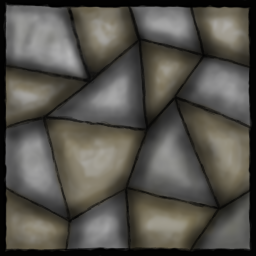
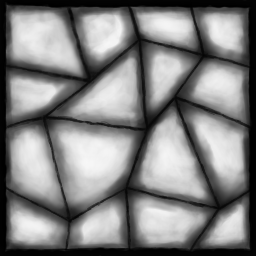
The second w=256, h=256 image is a revision of the first. Changes to its layers:
removed layer "overray(H)" (was overlay) over [6, 3, 253, 250]
removed layer "shadow" (was multiply) over [2, 0, 254, 252]
removed layer "Layer 3" over [2, 0, 254, 252]
removed layer "towntile" over [2, 0, 254, 252]
added group "Group 1" with 3 layers over [2, 0, 254, 252]
added layer "white" (overlay) in group "Group 1" over [2, 0, 254, 251]
added layer "black" (multiply) in group "Group 1" over [2, 0, 254, 252]
added layer "Layer 4" in group "Group 1" over [2, 0, 254, 252]
